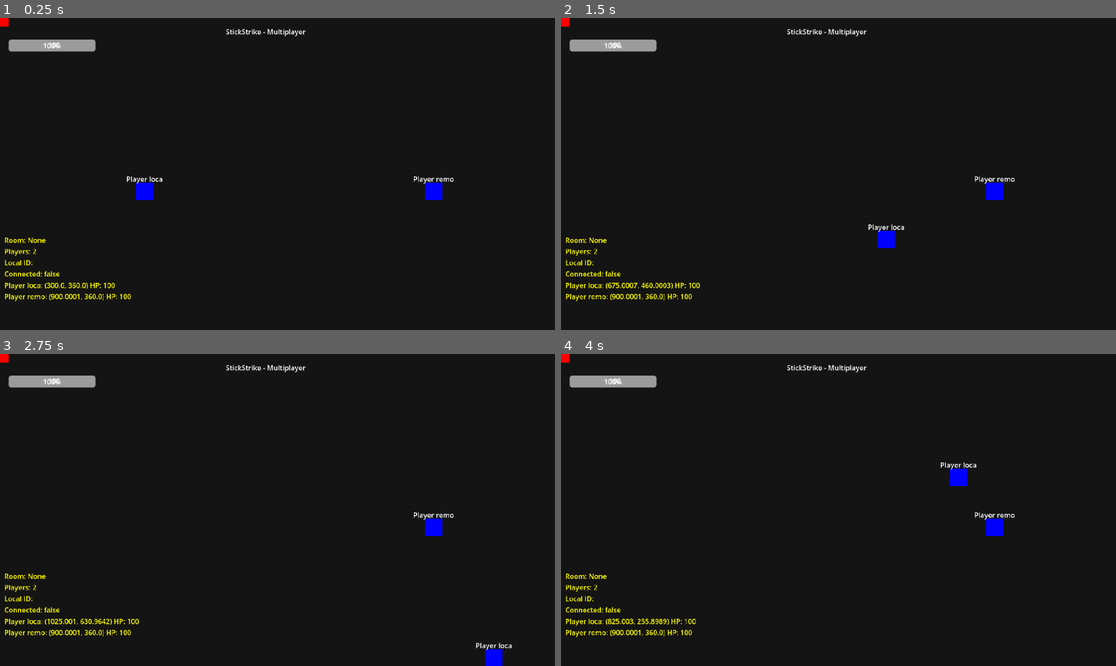
Above: before the commit, frames 1-4 (two rows, left to right).
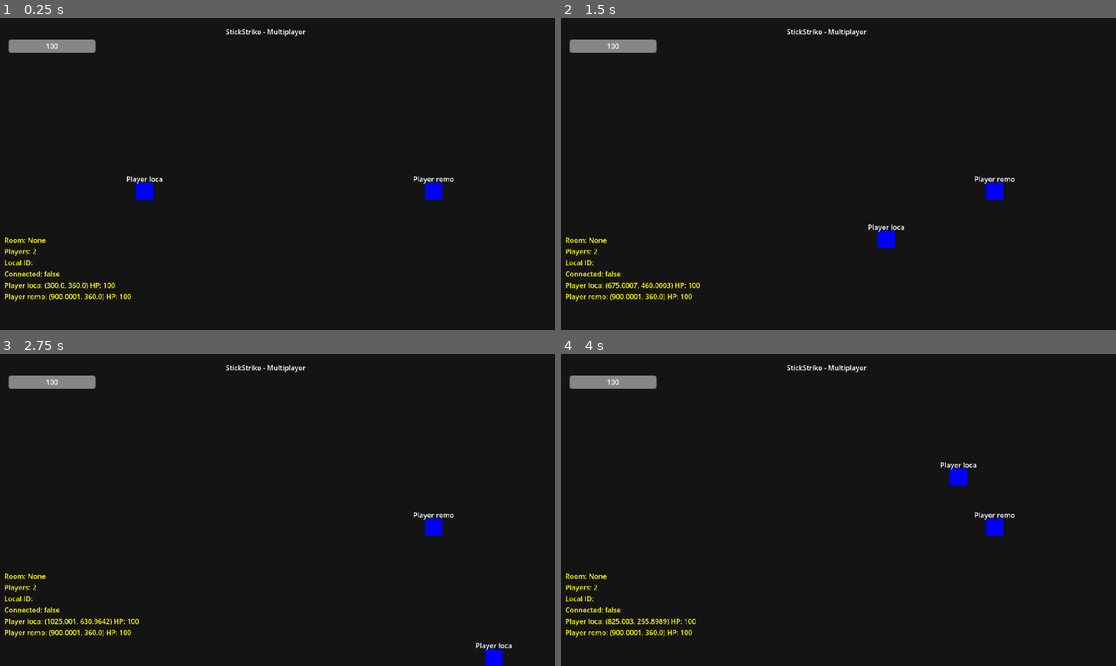
Above: after the commit, the same moments.

Repository: azam2802/stickstrike
Game: Godot game, scene res://scenes/GameScene.tscn
The game is run twice, just before and just after one commit, with the same random seed, the same clock (stepped at 60 frames per second) and the same inputs. This scene is started directly instead of the project's main scene.
Inputs:
- Up to frame 1 (0.25 s): no input
- Up to frame 2 (1.5 s): tap Enter at 0.5 s; hold Right (ui_right) 0.53-1.28 s; hold Down (ui_down) from 1.28 s (still down)
- Up to frame 3 (2.75 s): release Down (ui_down) at 2.03 s; hold Right (ui_right) from 2.03 s (still down)
- Up to frame 4 (4 s): release Right (ui_right) at 2.78 s; hold Up (ui_up) 2.78-3.53 s; hold Left (ui_left) from 3.53 s (still down)

The runs differ from the first frame. In frame 1, 0.2% of the frame differs, in the area x 0-18%, y 0-12%; in frame 2, 0.2%; in frame 3, 0.2%; in frame 4, 0.2%.

Commit message:
healthbar

Diff:
--- a/scenes/GameScene.tscn
+++ b/scenes/GameScene.tscn
@@ -1,8 +1,6 @@
-[gd_scene load_steps=6 format=3 uid="uid://xtqh8vg67enw"]
+[gd_scene load_steps=4 format=3 uid="uid://xtqh8vg67enw"]
 
 [ext_resource type="Script" uid="uid://djdfsufwh4uw6" path="res://scripts/GameScene.gd" id="1_4k4m3"]
-[ext_resource type="PackedScene" uid="uid://dbet4qpcfrgxv" path="res://scenes/Player.tscn" id="2_ejfnb"]
-[ext_resource type="PackedScene" uid="uid://cvwbv7qkrd14h" path="res://scenes/HealthBar.tscn" id="3_qqo4m"]
 
 [sub_resource type="RectangleShape2D" id="RectangleShape2D_1"]
 size = Vector2(1280, 20)
@@ -44,29 +42,3 @@
 
 [node name="CollisionShape2D" type="CollisionShape2D" parent="Walls/RightWall"]
 shape = SubResource("RectangleShape2D_2")
-
-[node name="Players" type="Node2D" parent="."]
-
-[node name="Player1" parent="Players" instance=ExtResource("2_ejfnb")]
-visible = false
-position = Vector2(120, 360)
-
-[node name="UI" type="Node2D" parent="."]
-
-[node name="HealthBars" type="Node2D" parent="UI"]
-position = Vector2(0, 10)
-
-[node name="Player1Health" parent="UI/HealthBars" instance=ExtResource("3_qqo4m")]
-visible = false
-offset_left = 20.0
-offset_top = 10.0
-offset_right = 220.0
-offset_bottom = 50.0
-
-[node name="Title" type="Label" parent="UI"]
-offset_left = 487.8
-offset_top = 21.1875
-offset_right = 747.8
-offset_bottom = 47.1875
-text = "StickStrike - Multiplayer"
-horizontal_alignment = 1
--- a/scenes/HealthBar.tscn
+++ b/scenes/HealthBar.tscn
@@ -12,13 +12,12 @@
 layout_mode = 0
 offset_right = 200.0
 offset_bottom = 27.0
-value = 100.0
 
 [node name="HPLabel" type="Label" parent="."]
 layout_mode = 0
 offset_left = 85.0
 offset_right = 125.0
 offset_bottom = 26.0
-text = "100"
+scale = Vector2(1.02534, 1)
 horizontal_alignment = 1
 vertical_alignment = 1
--- a/scripts/GameScene.gd
+++ b/scripts/GameScene.gd
@@ -120,12 +120,14 @@
 	if ui_initialized:
 		return
 
+	print("GameScene: Setting up UI")
+
 	# Создаем контейнер для UI
 	var ui = Node2D.new()
 	ui.name = "UI"
 	add_child(ui)
 
-	# Создаем контейнер для полосок здоровья
+	# Создаем контейнер для полосок здоровья - completely empty
 	var health_bars = Node2D.new()
 	health_bars.name = "HealthBars"
 	ui.add_child(health_bars)
@@ -137,14 +139,17 @@
 	title.position = Vector2(520, 20)
 	ui.add_child(title)
 
-	# Загружаем шаблон полоски здоровья
-	var health_bar_scene = load("res://scenes/HealthBar.tscn")
-	var template = health_bar_scene.instantiate()
-	template.name = "Player1Health"
-	health_bars.add_child(template)
-	template.visible = false  # Скрываем шаблон
-
 	ui_initialized = true
+
+# Helper function to clear all health bars
+func _clear_health_bars():
+	var ui = get_node_or_null("UI")
+	if ui:
+		var health_bars = ui.get_node_or_null("HealthBars")
+		if health_bars:
+			print("GameScene: Clearing all health bars")
+			for child in health_bars.get_children():
+				child.queue_free()
 
 func _setup_players():
 	if players_container_initialized:
@@ -157,17 +162,10 @@
 		player_nodes[player_id].queue_free()
 	player_nodes.clear()
 
-	# Загружаем шаблон игрока
-	var player_scene = load("res://scenes/Player.tscn")
+	# Create empty Players container (without template)
 	var players_container = Node2D.new()
 	players_container.name = "Players"
 	add_child(players_container)
-
-	# Создаем шаблон игрока
-	var player_template = player_scene.instantiate()
-	player_template.name = "Player1"
-	players_container.add_child(player_template)
-	player_template.visible = false  # Скрываем шаблон
 
 	players_container_initialized = true
 
@@ -182,14 +180,14 @@
 		var player = player_nodes[player_id]
 		var health_bar = get_node_or_null("UI/HealthBars/" + player_id + "Health")
 		if health_bar and player:
-			var progress_bar = health_bar.get_node("PlayerHealth")
+			var progress_bar = health_bar.get_node_or_null("PlayerHealth")
 			if progress_bar:
 				progress_bar.value = player.health
 
-			# Update HP label
+			# Update HP label with the exact health value
 			var hp_label = health_bar.get_node_or_null("HPLabel")
 			if hp_label:
-				hp_label.text = str(player.health)
+				hp_label.text = str(int(player.health))  # Ensure it's an integer
 
 func _update_debug_info():
 	var debug_text = "Room: "
@@ -244,6 +242,12 @@
 			health_bars.name = "HealthBars"
 			ui.add_child(health_bars)
 
+	# Remove any existing health bar for this player
+	var existing_health_bar = health_bars.get_node_or_null(player_id + "Health")
+	if existing_health_bar:
+		print("GameScene: Removing existing health bar for player ", player_id)
+		existing_health_bar.queue_free()
+
 	# Создаем нового игрока на основе шаблона
 	var player_scene = load("res://scenes/Player.tscn")
 	var new_player = player_scene.instantiate()
@@ -255,13 +259,6 @@
 	var is_local = player_id == local_player_id
 	var color = Color.RED if is_local else Color.BLUE
 	new_player.get_node("ColorRect").color = color
-
-	# Настраиваем полосу здоровья
-	var health_bar_scene = load("res://scenes/HealthBar.tscn")
-	var new_health_bar = health_bar_scene.instantiate()
-	new_health_bar.name = player_id + "Health"
-	new_health_bar.visible = true
-	health_bars.add_child(new_health_bar)
 
 	# Определяем начальную позицию игрока на основе сохраненной стороны
 	var spawn_position
@@ -277,8 +274,37 @@
 		health_bar_position = Vector2(1000, 50)
 		print("GameScene: Player ", player_id, " spawning on RIGHT side at ", spawn_position)
 
-	# Устанавливаем позицию полоски здоровья
-	new_health_bar.position = health_bar_position
+	# Create health bar from scratch
+	var health_bar = Control.new()
+	health_bar.name = player_id + "Health"
+	health_bar.position = health_bar_position
+	health_bars.add_child(health_bar)
+
+	# Create health bar background
+	var bg = ColorRect.new()
+	bg.size = Vector2(200, 30)
+	bg.color = Color(0.2, 0.2, 0.2, 0.8)
+	health_bar.add_child(bg)
+
+	# Create progress bar
+	var progress_bar = ProgressBar.new()
+	progress_bar.name = "PlayerHealth"
+	progress_bar.min_value = 0
+	progress_bar.max_value = 100
+	progress_bar.value = 100
+	progress_bar.size = Vector2(200, 30)
+	progress_bar.show_percentage = false  # Hide the built-in percentage display
+	health_bar.add_child(progress_bar)
+
+	# Create HP label
+	var hp_label = Label.new()
+	hp_label.name = "HPLabel"
+	hp_label.text = "100"
+	hp_label.horizontal_alignment = HORIZONTAL_ALIGNMENT_CENTER
+	hp_label.vertical_alignment = VERTICAL_ALIGNMENT_CENTER
+	hp_label.position = Vector2(75, 0)
+	hp_label.size = Vector2(50, 30)
+	health_bar.add_child(hp_label)
 
 	# Если позиция была указана в данных с сервера, используем её
 	if player_data and player_data.has("position"):
@@ -291,7 +317,7 @@
 	print("GameScene: Player ", player_id, " position set to ", new_player.global_position)
 
 	# Настройка сетевого взаимодействия
-	new_player.setup(player_id, new_health_bar.get_node("PlayerHealth"), network_manager, is_local)
+	new_player.setup(player_id, progress_bar, network_manager, is_local)
 	print("GameScene: Игрок ", player_id, " настроен, локальный: ", is_local)
 
 	# Обновляем данные игрока, если они предоставлены
@@ -306,6 +332,10 @@
 
 func _on_game_state_updated(state):
 	print("GameScene: Обновление состояния игры: ", state)
+
+	# If this is the first update, clear all health bars to ensure a clean state
+	if state.has("players") and player_nodes.size() == 0:
+		_clear_health_bars()
 
 	# Обновляем состояние игры на основе данных с сервера
 	if state.has("players"):
@@ -355,5 +385,26 @@
 					var pos = player_data.position
 					player.global_position = Vector2(pos.x, pos.y)
 
+	# Remove players that don't exist in the updated state
+	var to_remove = []
+	for player_id in player_nodes:
+		if not state.has("players") or not player_id in state.players:
+			to_remove.append(player_id)
+
+	for player_id in to_remove:
+		print("GameScene: Removing player: ", player_id)
+		if player_nodes[player_id]:
+			player_nodes[player_id].queue_free()
+		player_nodes.erase(player_id)
+
+		# Also remove their health bar
+		var ui = get_node_or_null("UI")
+		if ui:
+			var health_bars = ui.get_node_or_null("HealthBars")
+			if health_bars:
+				var health_bar = health_bars.get_node_or_null(player_id + "Health")
+				if health_bar:
+					health_bar.queue_free()
+
 	# Обновляем отладочную информацию
 	_update_debug_info()
--- a/scripts/Player.gd
+++ b/scripts/Player.gd
@@ -46,7 +46,7 @@
 		# Update HP label
 		var hp_label = health_bar.get_parent().get_node_or_null("HPLabel")
 		if hp_label:
-			hp_label.text = str(health)
+			hp_label.text = str(int(health))  # Ensure it's an integer
 
 	# Устанавливаем имя игрока
 	if is_local:
@@ -141,7 +141,7 @@
 		# Update HP label
 		var hp_label = health_bar.get_parent().get_node_or_null("HPLabel")
 		if hp_label:
-			hp_label.text = str(health)
+			hp_label.text = str(int(health))  # Ensure it's an integer
 
 	# Применяем отбрасывание
 	if attacker_position != null:
